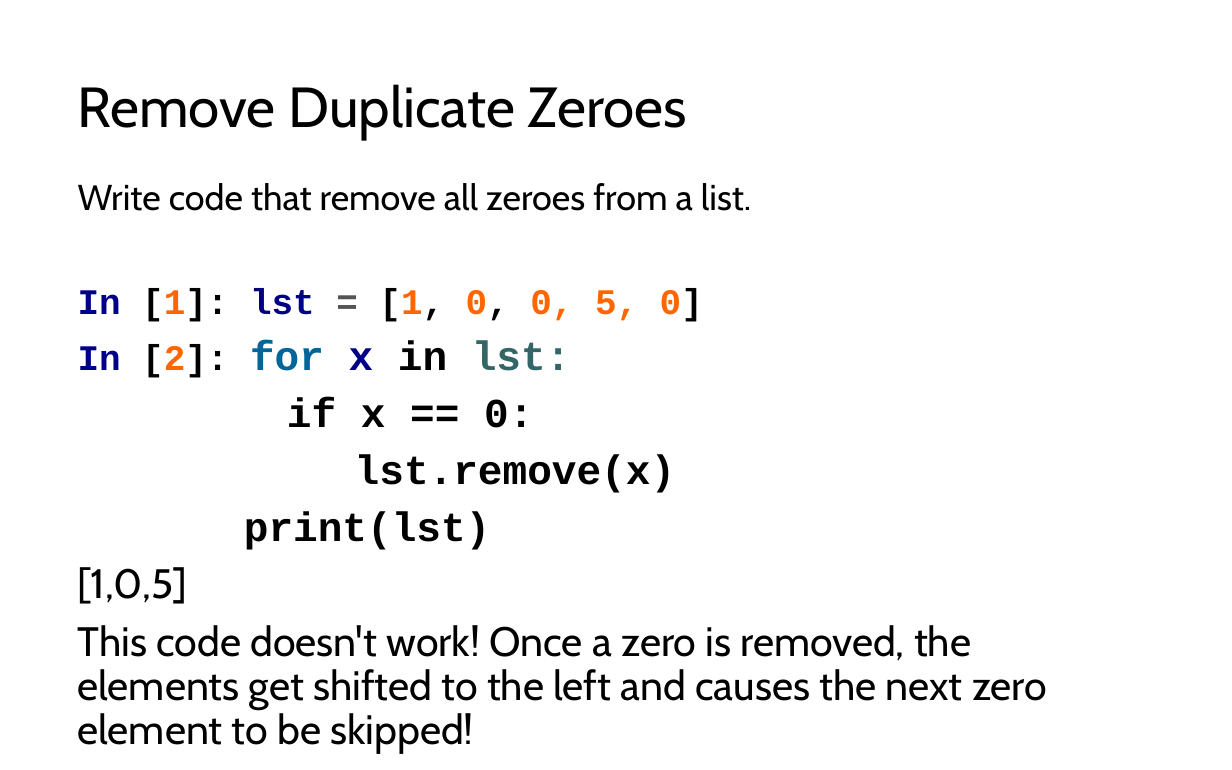
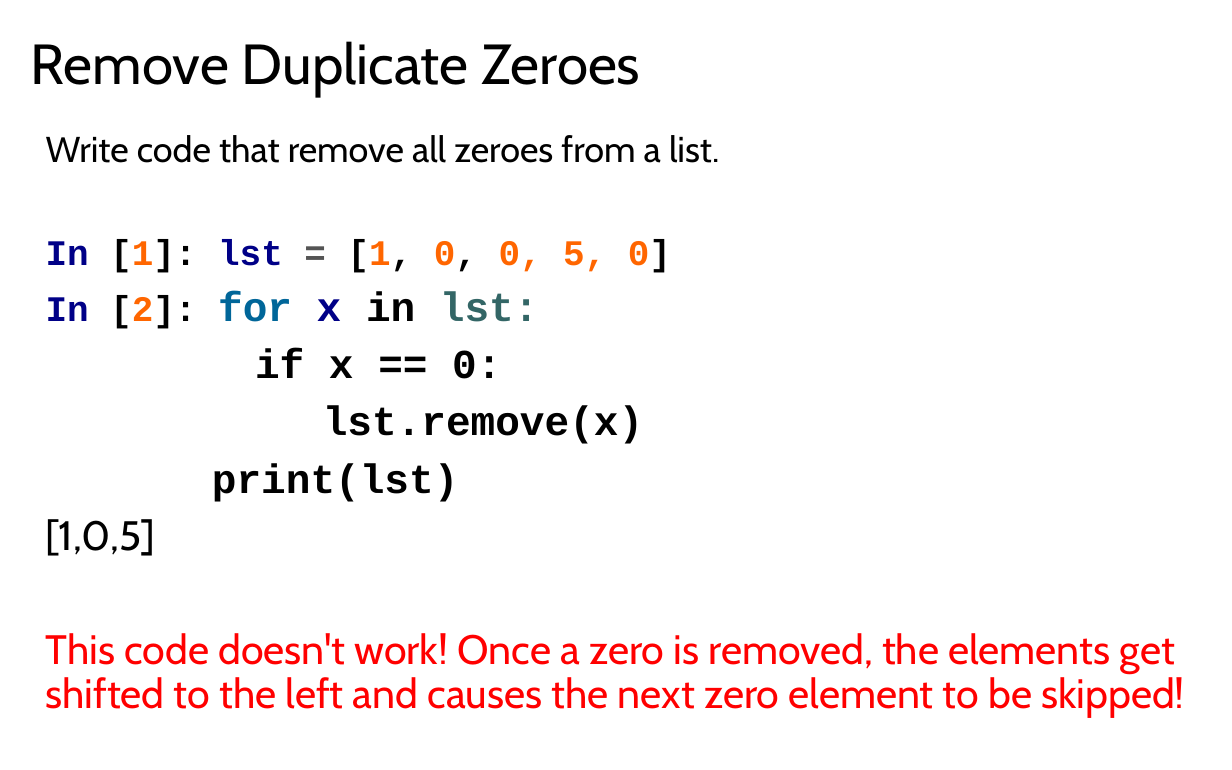
Before and after one commit to LongBaoNguyen/longbaonguyen.github.io, a slide deck: slide 16 of courses/apcsp/lect8.pptx (slide 15 before the commit). Drawn at 1232x770 pixels with LibreOffice and Linux fonts; fonts in the diff are those of the drawing. Boxes give left, top, right and bottom in pixels: in the first picture for what was removed or moved away, otherwise in the second. Text is boxed around its words. In the diff, an @@ line names an element or a change of style, - is before the commit and + after.

```diff
--- a/courses/apcsp/lect8.pptx
+++ b/courses/apcsp/lect8.pptx
@@ title "Remove Duplicate Zeroes": place and size @@
-title "Remove Duplicate Zeroes" at <box>78,84,687,140</box>
+title "Remove Duplicate Zeroes" at <box>31,41,640,97</box>
@@ text "Write code that remove all ...": place and size @@
-text "Write code that remove all ..." at <box>78,183,1047,754</box>
+text "Write code that remove all ..." at <box>46,135,1185,718</box>
@@ text at <box>46,633,1185,718</box>: text colour #000000 to #FF0000 in "This code doesn't work! Once a zero ..." @@
```
Also in this commit, not shown: 28 other slides changed, 1 slide added, 5 other files.
